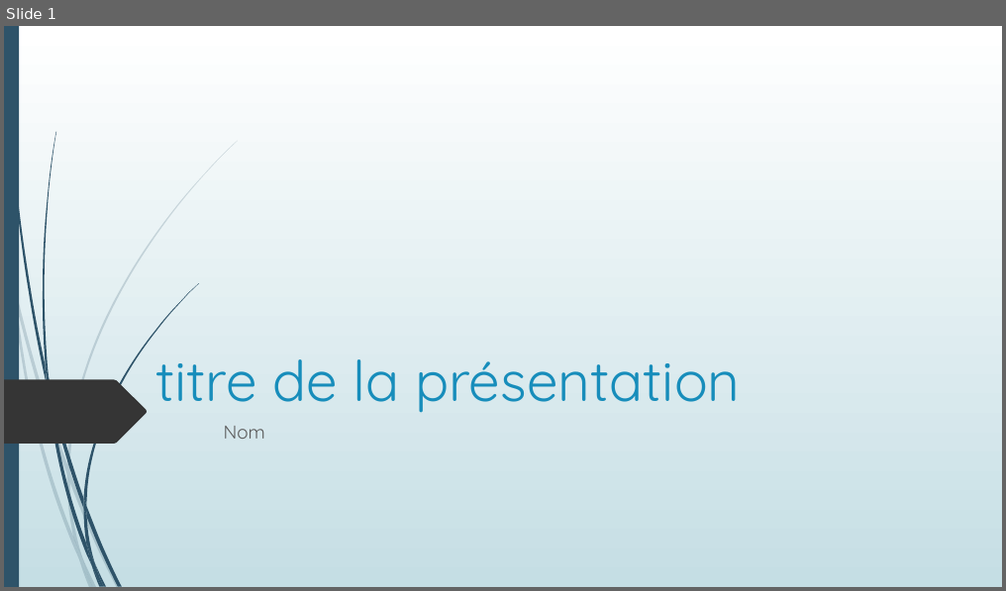
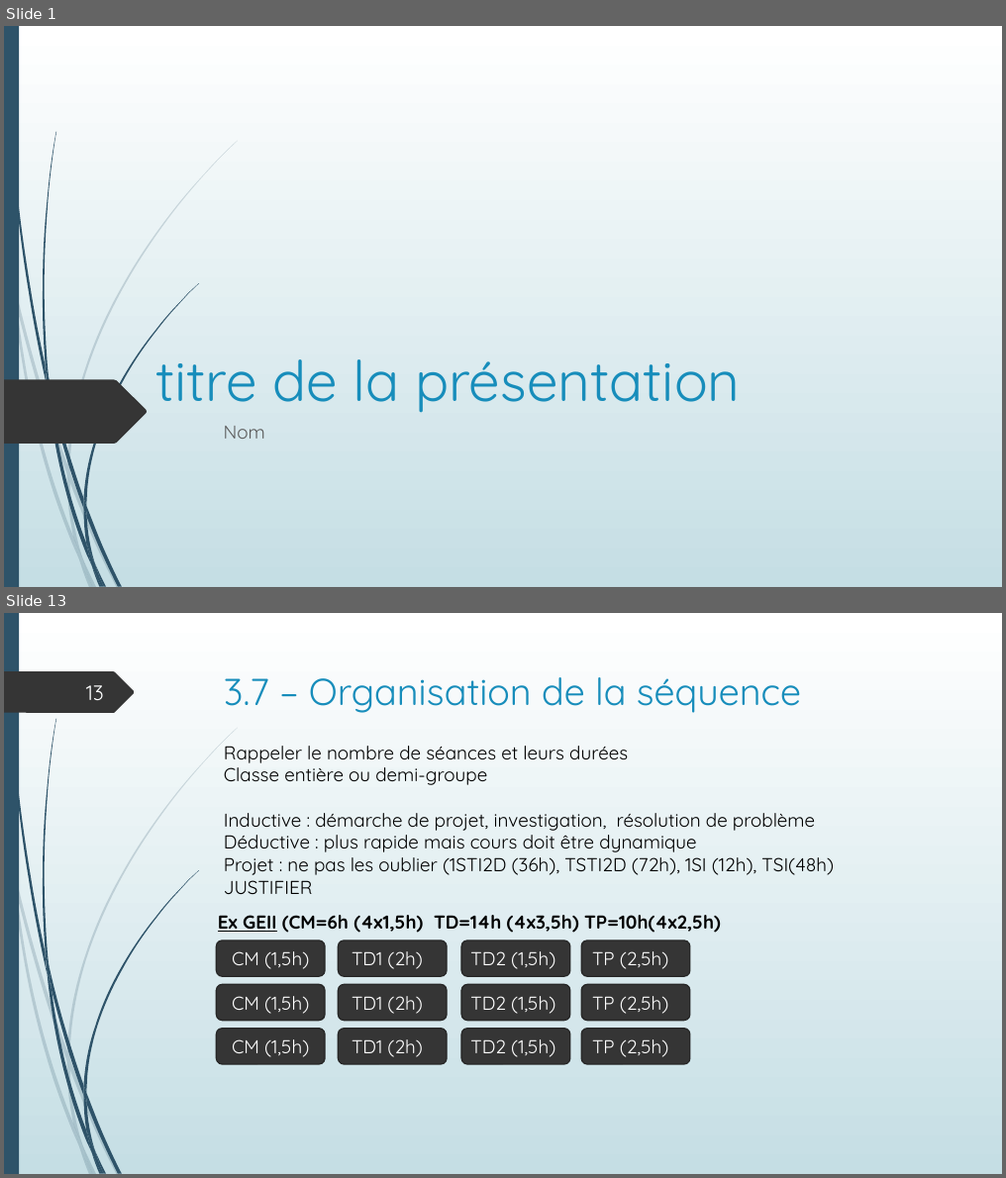
Before and after one commit to SdeuxiModeles/Modeles, a slide deck: N1.pptx. Shown one above the other, each under a label of ours: slide 1 before the commit, slides 1 and 13 after it; the slides between them are not shown. The pictures are 1006x591 and 1006x1178 pixels, drawn with LibreOffice and Linux fonts; fonts in the diff are those of the drawing. Boxes give left, top, right and bottom in pixels: in the first picture for what was removed or moved away, otherwise in the second. Text is boxed around its words. In the diff, an @@ line names an element or a change of style, - is before the commit and + after.

```diff
--- a/N1.pptx
+++ b/N1.pptx
@@ slide 13 added at (4, 613, 1002, 1174), background gradient #FFFFFF to #C5DEE5; not listed: 23 template elements that a slide beside it also shows @@
@@ freeform shape added at (4, 671, 135, 713), fill #353535 @@
@@ page number added at (86, 685, 104, 700), 20 pt, text #FEFFFF @@
+13
@@ title added at (224, 677, 801, 713), 36 pt, text #178DBB @@
+3.7 – Organisation de la séquence
@@ text added at (224, 746, 834, 894), 18 pt, text #000000 @@
+Rappeler le nombre de séances et leurs durées
+Classe entière ou demi-groupe
+Inductive : démarche de projet, investigation, résolution de problème
+Déductive : plus rapide mais cours doit être dynamique
+Projet : ne pas les oublier (1STI2D (36h), TSTI2D (72h), 1SI (12h), TSI(48h)
+JUSTIFIER
@@ text added at (218, 915, 721, 933), 18 pt, text #000000, bold @@
+Ex GEII (CM=6h (4x1,5h) TD=14h (4x3,5h) TP=10h(4x2,5h)
@@ rounded rectangle added at (217, 941, 325, 977), fill #353535, outline #272727 1.25 pt, 18 pt, text #FFFFFF @@
+CM (1,5h)
@@ rounded rectangle added at (338, 941, 447, 977), fill #353535, outline #272727 1.25 pt, 18 pt, text #FFFFFF @@
+TD1 (2h)
@@ rounded rectangle added at (461, 941, 570, 977), fill #353535, outline #272727 1.25 pt, 18 pt, text #FFFFFF @@
+TD2 (1,5h)
@@ rounded rectangle added at (581, 941, 690, 977), fill #353535, outline #272727 1.25 pt, 18 pt, text #FFFFFF @@
+TP (2,5h)
@@ rounded rectangle added at (217, 984, 325, 1020), fill #353535, outline #272727 1.25 pt, 18 pt, text #FFFFFF @@
+CM (1,5h)
@@ rounded rectangle added at (338, 984, 447, 1020), fill #353535, outline #272727 1.25 pt, 18 pt, text #FFFFFF @@
+TD1 (2h)
@@ rounded rectangle added at (461, 984, 570, 1020), fill #353535, outline #272727 1.25 pt, 18 pt, text #FFFFFF @@
+TD2 (1,5h)
@@ rounded rectangle added at (581, 984, 690, 1020), fill #353535, outline #272727 1.25 pt, 18 pt, text #FFFFFF @@
+TP (2,5h)
@@ rounded rectangle added at (217, 1029, 325, 1064), fill #353535, outline #272727 1.25 pt, 18 pt, text #FFFFFF @@
+CM (1,5h)
@@ rounded rectangle added at (338, 1029, 447, 1064), fill #353535, outline #272727 1.25 pt, 18 pt, text #FFFFFF @@
+TD1 (2h)
@@ rounded rectangle added at (461, 1029, 570, 1064), fill #353535, outline #272727 1.25 pt, 18 pt, text #FFFFFF @@
+TD2 (1,5h)
@@ rounded rectangle added at (581, 1029, 690, 1064), fill #353535, outline #272727 1.25 pt, 18 pt, text #FFFFFF @@
+TP (2,5h)
```
Also in this commit, not shown: 1 slide changed, 23 other slides added, 7 slides removed.
